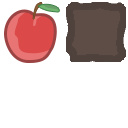
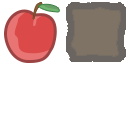
Layer changes from the first 128px x 128px image to the second:
painted on "wall" over [left=66, top=2, right=126, bottom=62]
